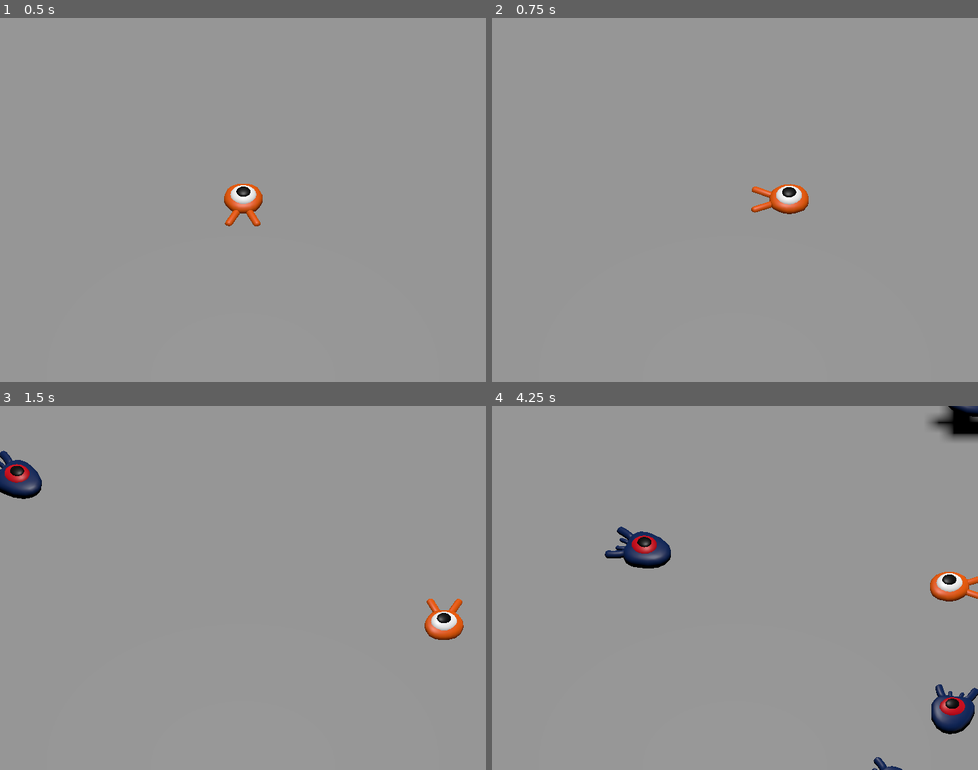
Above: before the commit, frames 1-4 (two rows, left to right).
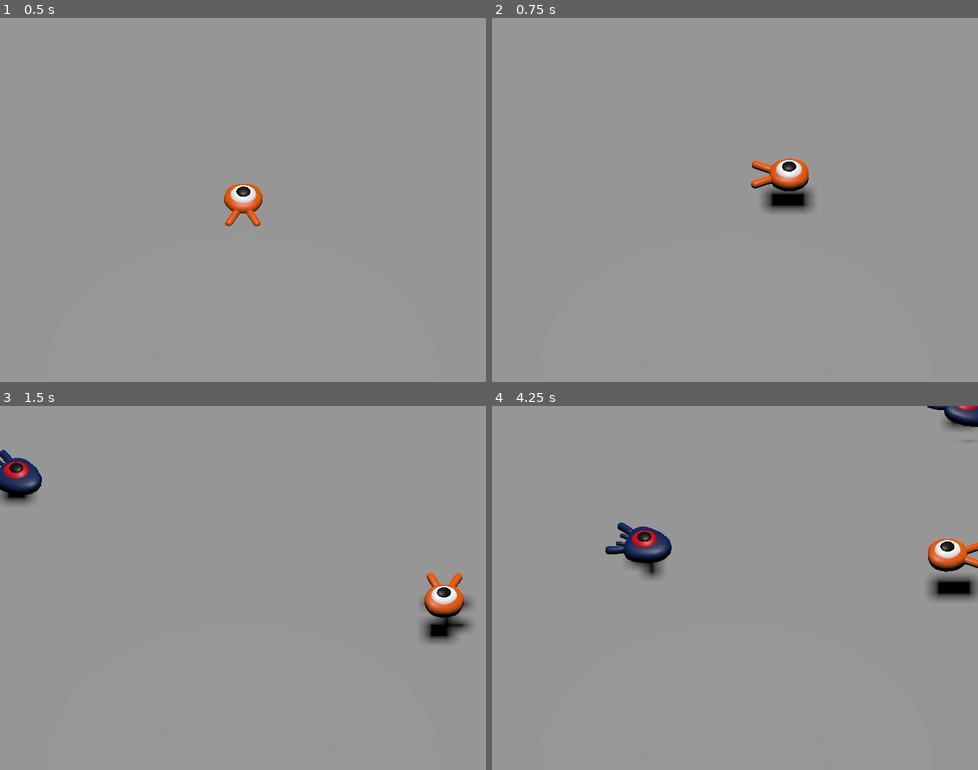
Above: after the commit, the same moments.

Repository: ajaguasin/squash-the-creeps-3d
Game: Godot game, scene res://main.tscn
Two runs of this game, one before a commit and one after it. Both use one fixed random seed, a clock stepped at 60 frames per second and the inputs below. Before the commit the project has no main scene; this scene is started directly in both runs.
Inputs:
- Up to frame 1 (0.5 s): no input
- Up to frame 2 (0.75 s): tap Enter at 0.5 s; hold Right (move_right) from 0.53 s (still down); tap Space (jump) at 0.6 s
- Up to frame 3 (1.5 s): tap Space (jump) at 0.77, 1.07, 1.35 s; release Right (move_right) at 1.28 s; hold Down (move_back) from 1.28 s (still down)
- Up to frame 4 (4.25 s): tap Space (jump) at 1.52, 1.82, 2.1, 2.85, 3.02, 3.32, 3.6, 3.77, 4.07 s; release Down (move_back) at 2.03 s; hold Right (move_right) 2.03-2.78 s; hold Up (move_forward) 2.78-3.53 s; hold Left (move_left) from 3.53 s (still down)

Frame 1 is identical in both runs. In frame 2, 1.4% of the frame differs, in the area x 53-67%, y 38-54%; in frame 3, 1.9%; in frame 4, 4.2%, in the area x 23-100%, y 0-100%.

Commit message:
Jumping and killing the player and creeps

Diff:
--- a/squash-the-creeps-3D/main.gd
+++ b/squash-the-creeps-3D/main.gd
@@ -18,3 +18,7 @@
 
 	# Spawn the mob by adding it to the Main scene.
 	add_child(mob)
+
+
+func _on_player_hit():
+	$MobTimer.stop()
--- a/squash-the-creeps-3D/main.tscn
+++ b/squash-the-creeps-3D/main.tscn
@@ -18,7 +18,7 @@
 
 [sub_resource type="Curve3D" id="Curve3D_elewx"]
 _data = {
-"points": PackedVector3Array(0, 0, 0, 0, 0, 0, -17, 1, -13, 0, 0, 0, 0, 0, 0, 17, 2, -14, 0, 0, 0, 0, 0, 0, 17, -2, 15, 0, 0, 0, 0, 0, 0, -17, -2, 14, 0, 0, 0, 0, 0, 0, -17, 1, -13),
+"points": PackedVector3Array(0, 0, 0, 0, 0, 0, -17, 1, -13, 0, 0, 0, 0, 0, 0, 17, 1, -14, 0, 0, 0, 0, 0, 0, 17, 1, 15, 0, 0, 0, 0, 0, 0, -17, 1, 14, 0, 0, 0, 0, 0, 0, -17, 1, -13),
 "tilts": PackedFloat32Array(0, 0, 0, 0, 0)
 }
 point_count = 5
@@ -29,6 +29,8 @@
 
 [node name="Ground" type="StaticBody3D" parent="."]
 transform = Transform3D(1, 0, 0, 0, 1, 0, 0, 0, 1, 0, -1, 0)
+collision_layer = 4
+collision_mask = 0
 
 [node name="CollisionShape3D" type="CollisionShape3D" parent="Ground"]
 shape = SubResource("BoxShape3D_5b6uj")
@@ -72,10 +74,11 @@
 curve = SubResource("Curve3D_elewx")
 
 [node name="SpawnLocation" type="PathFollow3D" parent="SpawnPath"]
-transform = Transform3D(0.029399, -0.0293737, -0.999136, 9.31323e-10, 0.999568, -0.0293864, 0.999568, 0.00086393, 0.0293864, -17, 1, -13)
+transform = Transform3D(0.029399, 0, -0.999568, 0, 1, 0, 0.999568, 0, 0.029399, -17, 1, -13)
 
 [node name="MobTimer" type="Timer" parent="."]
 wait_time = 0.5
 autostart = true
 
+[connection signal="hit" from="Player" to="." method="_on_player_hit"]
 [connection signal="timeout" from="MobTimer" to="." method="_on_mob_timer_timeout"]
--- a/squash-the-creeps-3D/mob.gd
+++ b/squash-the-creeps-3D/mob.gd
@@ -1,5 +1,7 @@
 extends CharacterBody3D
 
+# Emitted when the player jumped on the mob.
+signal squashed
 # Minimum speed of the mob in meters per second.
 @export var min_speed = 10
 # Maximum speed of the mob in meters per second.
@@ -28,3 +30,7 @@
 
 func _on_visible_on_screen_notifier_3d_screen_exited():
 	queue_free()
+
+func squash():
+	squashed.emit()
+	queue_free()
--- a/squash-the-creeps-3D/mob.tscn
+++ b/squash-the-creeps-3D/mob.tscn
@@ -6,7 +6,9 @@
 [sub_resource type="BoxShape3D" id="BoxShape3D_1m0a5"]
 size = Vector3(1.73171, 1.29885, 2.05256)
 
-[node name="Mob" type="CharacterBody3D"]
+[node name="Mob" type="CharacterBody3D" groups=["mob"]]
+collision_layer = 2
+collision_mask = 0
 script = ExtResource("1_8kpoq")
 
 [node name="Pivot" type="Node3D" parent="."]
--- a/squash-the-creeps-3D/player.gd
+++ b/squash-the-creeps-3D/player.gd
@@ -1,7 +1,14 @@
 extends CharacterBody3D
+
+signal hit
 
 @export var speed = 14
 @export var fall_acceleration = 75
+# Vertical impulse applied to the character upon jumping in meters per second.
+@export var jump_impulse = 20
+# Vertical impulse applied to the character upon bouncing over a mob in
+# meters per second.
+@export var bounce_impulse = 16
 
 var target_velocity = Vector3.ZERO
 
@@ -35,4 +42,35 @@
 
 	# Moving the Character
 	velocity = target_velocity
+
+	# Jumping.
+	if is_on_floor() and Input.is_action_just_pressed("jump"):
+		target_velocity.y = jump_impulse
+	# Iterate through all collisions that occurred this frame
+	for index in range(get_slide_collision_count()):
+		# We get one of the collisions with the player
+		var collision = get_slide_collision(index)
+
+		# If the collision is with ground
+		if collision.get_collider() == null:
+			continue
+
+		# If the collider is with a mob
+		if collision.get_collider().is_in_group("mob"):
+			var mob = collision.get_collider()
+			# we check that we are hitting it from above.
+			if Vector3.UP.dot(collision.get_normal()) > 0.1:
+				# If so, we squash it and bounce.
+				mob.squash()
+				target_velocity.y = bounce_impulse
+
 	move_and_slide()
+
+
+func die():
+	hit.emit()
+	queue_free()
+
+
+func _on_mob_detector_body_entered(body):
+	die()
--- a/squash-the-creeps-3D/player.tscn
+++ b/squash-the-creeps-3D/player.tscn
@@ -6,7 +6,12 @@
 [sub_resource type="SphereShape3D" id="SphereShape3D_ts8lt"]
 radius = 0.8
 
+[sub_resource type="CylinderShape3D" id="CylinderShape3D_tmdrf"]
+height = 0.25
+radius = 0.869131
+
 [node name="Player" type="CharacterBody3D"]
+collision_mask = 6
 script = ExtResource("1_hvs12")
 
 [node name="Pivot" type="Node3D" parent="."]
@@ -16,3 +21,14 @@
 [node name="CollisionShape3D" type="CollisionShape3D" parent="."]
 transform = Transform3D(1, 0, 0, 0, 1, 0, 0, 0, 1, 0, 0.809038, 0)
 shape = SubResource("SphereShape3D_ts8lt")
+
+[node name="MobDetector" type="Area3D" parent="."]
+collision_layer = 0
+collision_mask = 2
+monitorable = false
+
+[node name="CollisionShape3D" type="CollisionShape3D" parent="MobDetector"]
+transform = Transform3D(1, 0, 0, 0, 1, 0, 0, 0, 1, 0, 0.696384, 0)
+shape = SubResource("CylinderShape3D_tmdrf")
+
+[connection signal="body_entered" from="MobDetector" to="." method="_on_mob_detector_body_entered"]
--- a/squash-the-creeps-3D/project.godot
+++ b/squash-the-creeps-3D/project.godot
@@ -11,6 +11,7 @@
 [application]
 
 config/name="Squash the Creeps (3D)"
+run/main_scene="res://main.tscn"
 config/features=PackedStringArray("4.1")
 config/icon="res://icon.png"
 
@@ -56,6 +57,12 @@
 ]
 }
 
+[layer_names]
+
+3d_physics/layer_1="player"
+3d_physics/layer_2="enemies"
+3d_physics/layer_3="world"
+
 [rendering]
 
 quality/driver/driver_name="GLES2"
Not shown: 1 places in squash-the-creeps-3D/player.tscn that only renumber resources
